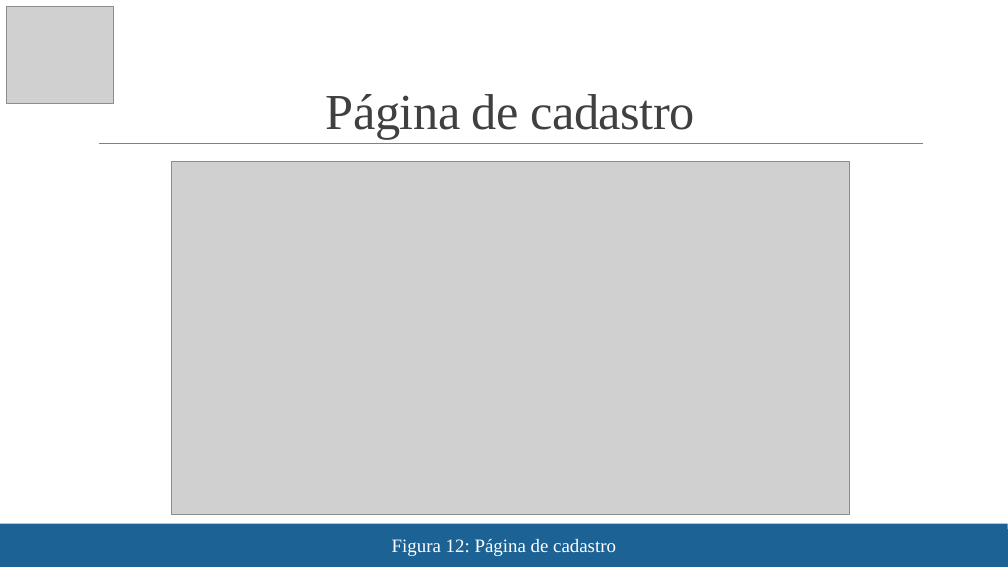
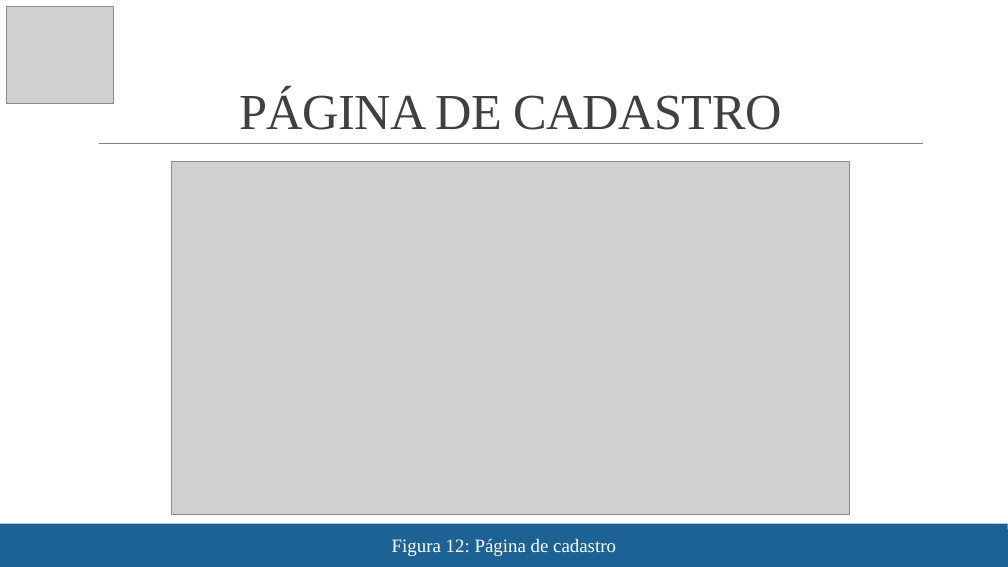
Before and after one commit to arezit/monkeysreceitas, a slide deck: slide 14 of TEXcerto.pptx (slide 9 before the commit). Drawn at 1008x567 pixels with LibreOffice and Linux fonts; fonts in the diff are those of the drawing; grey boxes stand for pictures. Boxes give left, top, right and bottom in pixels: in the first picture for what was removed or moved away, otherwise in the second. Text is boxed around its words. In the diff, an @@ line names an element or a change of style, - is before the commit and + after.

```diff
--- a/TEXcerto.pptx
+++ b/TEXcerto.pptx
@@ title at bbox=[239, 90, 782, 130]: text changed @@
-Página de cadastro
+PÁGINA DE CADASTRO
```
Also in this commit, not shown: 12 other slides changed, 3 slides added.
